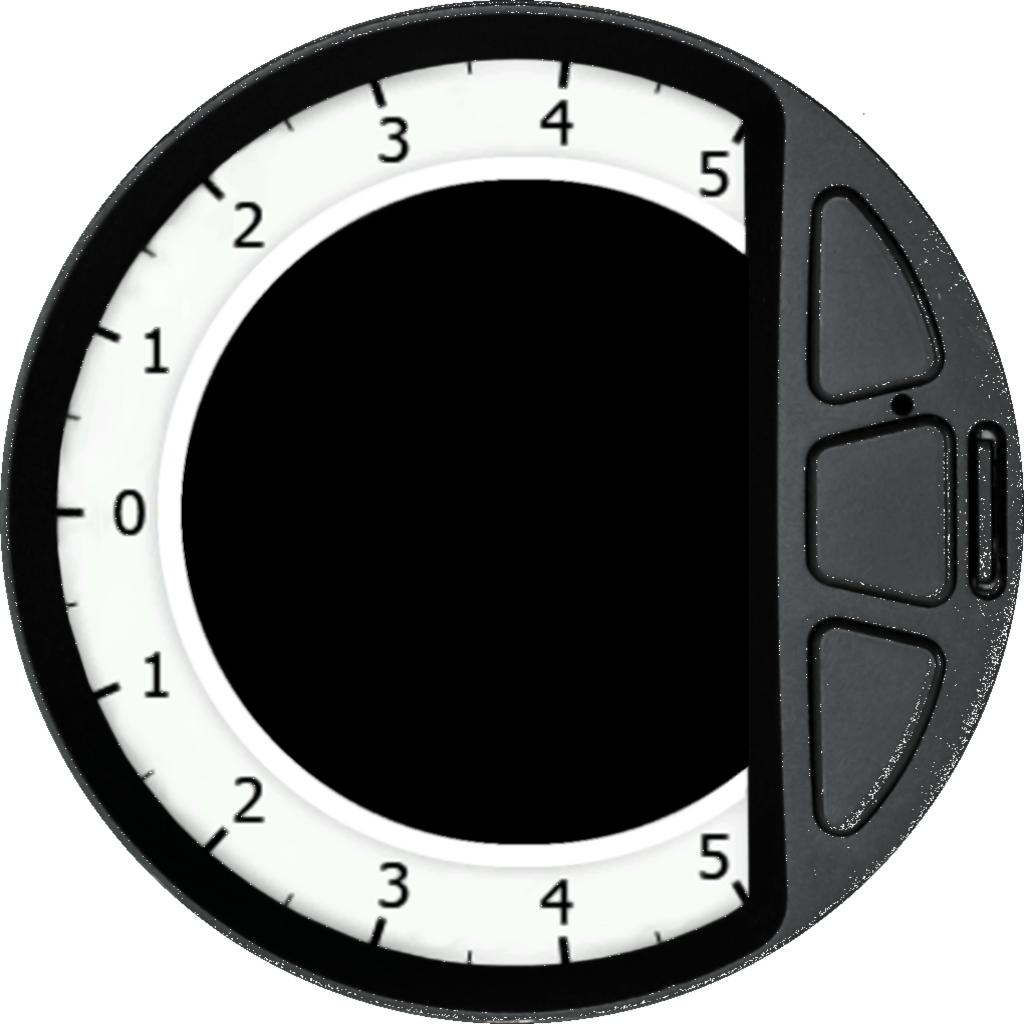
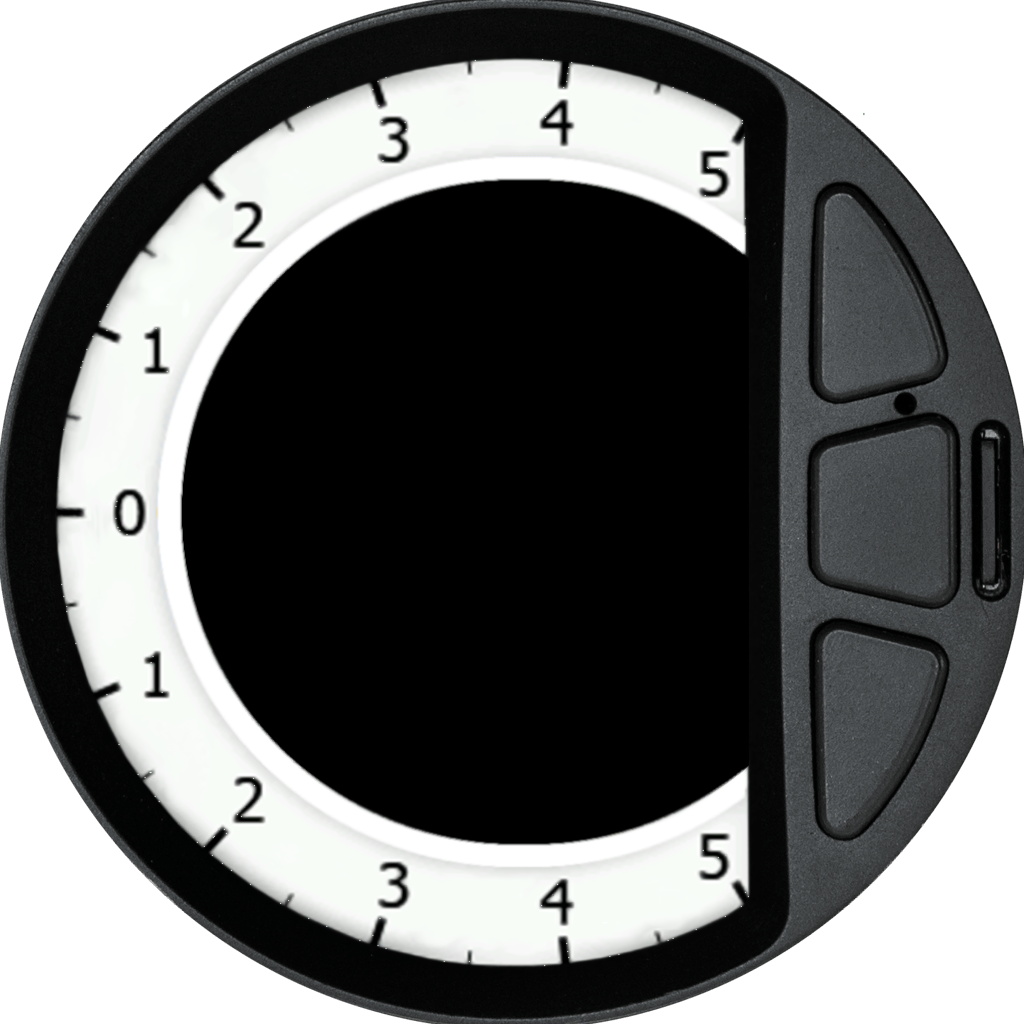
Layer changes from the first 1024 x 1024 image to the second:
removed layer "Calque copié" over [0, 0, 1024, 1024]
painted on "ls100_bg_original.png" over [0, 0, 1024, 1024]
